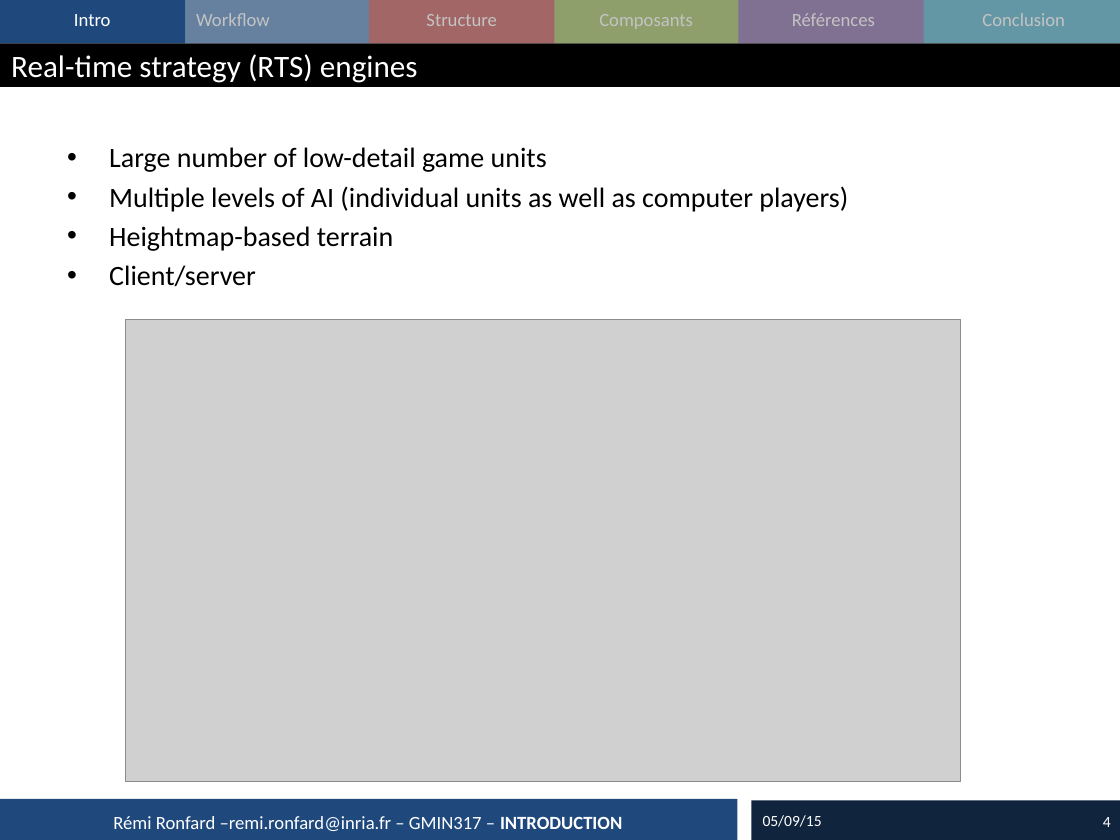
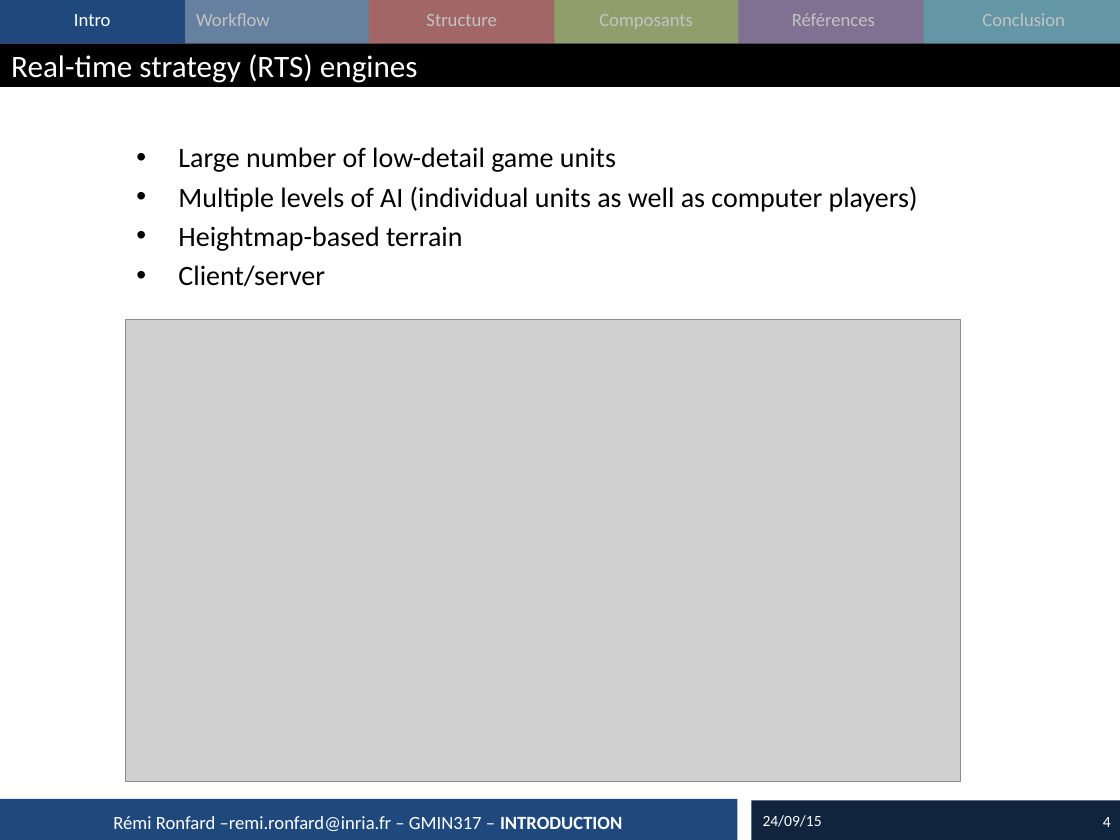
Before and after one commit to imagina-gmin317/imagina-gmin317-2015, a slide deck: slide 4 of cours/2015_02_GameEngine.pptx. Drawn at 1120x840 pixels with LibreOffice and Linux fonts; fonts in the diff are those of the drawing; grey boxes stand for pictures. Boxes give left, top, right and bottom in pixels: in the first picture for what was removed or moved away, otherwise in the second. Text is boxed around its words. In the diff, an @@ line names an element or a change of style, - is before the commit and + after.

```diff
--- a/cours/2015_02_GameEngine.pptx
+++ b/cours/2015_02_GameEngine.pptx
@@ text "Large number of low-detail game ...": place and size @@
-text "Large number of low-detail game ..." at (109,147,848,286)
+text "Large number of low-detail game ..." at (178,147,918,287)
@@ text at (763,815,822,827): text changed @@
-05/09/15
+24/09/15
```
Also in this commit, not shown: 45 other slides changed, 4 slides removed, 25 other files.
